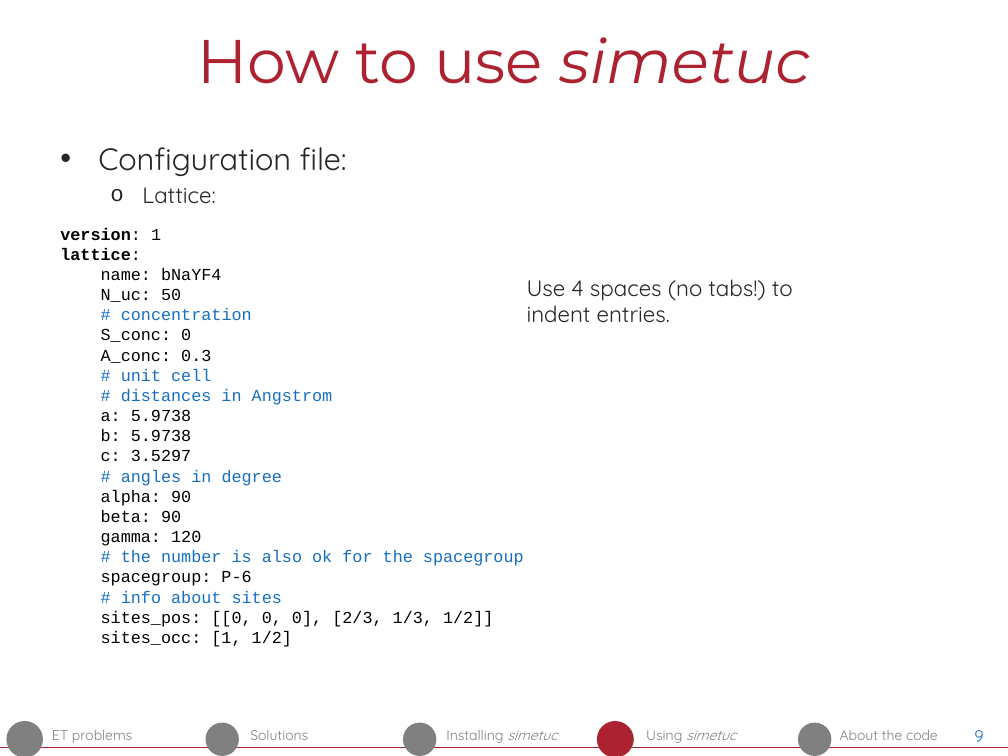
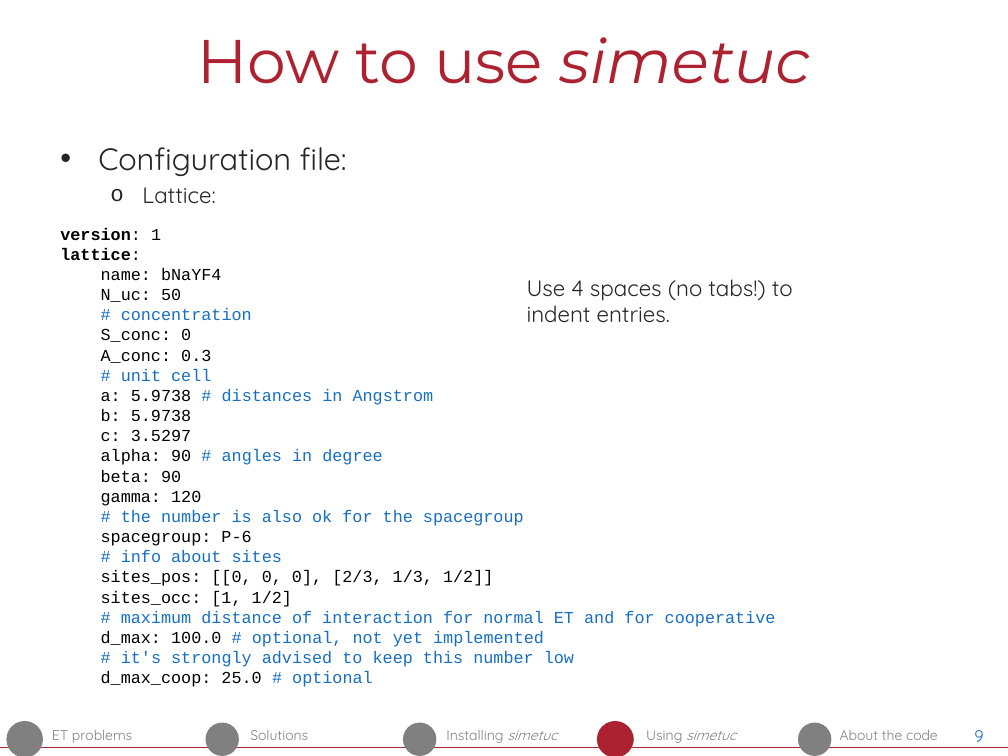
Before and after one commit to pedvide/simetuc, a slide deck: slide 9 of docs/simetuc_presentation/simetuc_presentation.pptx. Drawn at 1008x756 pixels with LibreOffice and Linux fonts; fonts in the diff are those of the drawing. Boxes give left, top, right and bottom in pixels: in the first picture for what was removed or moved away, otherwise in the second. Text is boxed around its words. In the diff, an @@ line names an element or a change of style, - is before the commit and + after.

```diff
--- a/docs/simetuc_presentation/simetuc_presentation.pptx
+++ b/docs/simetuc_presentation/simetuc_presentation.pptx
@@ text at (101, 389, 434, 405): text changed @@
-# distances in Angstrom
-a: 5.9738
+a: 5.9738 # distances in Angstrom
@@ text at (101, 449, 382, 465): text changed @@
-# angles in degree
-alpha: 90
+alpha: 90 # angles in degree
@@ text at (101, 611, 776, 687): paragraphs added @@
+# maximum distance of interaction for normal ET and for cooperative
+d_max: 100.0 # optional, not yet implemented
+# it's strongly advised to keep this number low
+d_max_coop: 25.0 # optional
```
Also in this commit, not shown: 7 other slides changed, 4 slides added, 10 other files.
